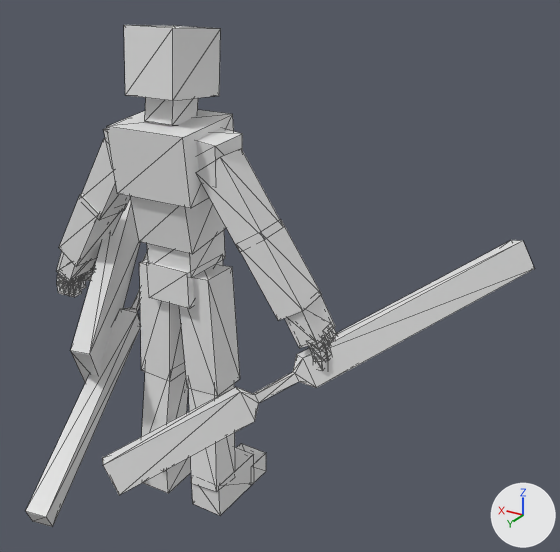
What one commit did to the FBX model Assets/Models/Player/WholeBodyClip/RPG-Character@RollBackward.FBX.
One viewpoint serves both versions: a 50 mm camera at (-2.35, 2.98, 2.93) aimed at (-0.44, -0.22, 1.34). The axes (+X, +Y, +Z) are drawn at lower right. The lights are the same throughout. Mesh edges are drawn as thin lines. Materials are left out; every surface is plain grey. Where no turn or scale is listed for an object, it has been applied to the vertices.

The first picture shows 'RPG-Character-Mesh', 'Shield', 'WeaponL', 'WeaponR'.
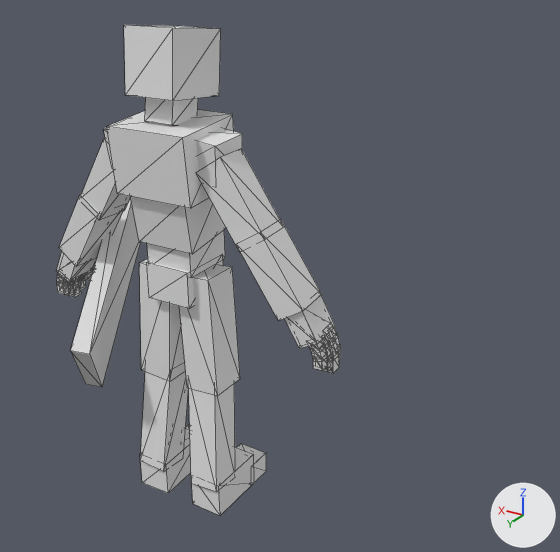
Boxes [x1, y1, x2, y2] around the edits, measured in the pictures (560 x 552 px):
'WeaponR', deleted
    before: [102, 240, 534, 495]
'WeaponL', deleted
    before: [26, 251, 148, 527]

The change, as a list of edits to the scene's bpy script:
```text
Remove ob_weaponl:
    ob_weaponl = bpy.data.objects.new('WeaponL', me_weaponl_ncl1_1)
    ob_weaponl.location = (0.622, -0.28, 1.051)
Remove ob_weaponr:
    ob_weaponr = bpy.data.objects.new('WeaponR', me_weaponr_ncl1_1)
    ob_weaponr.location = (-0.612, 0.24, 1.138)
```
